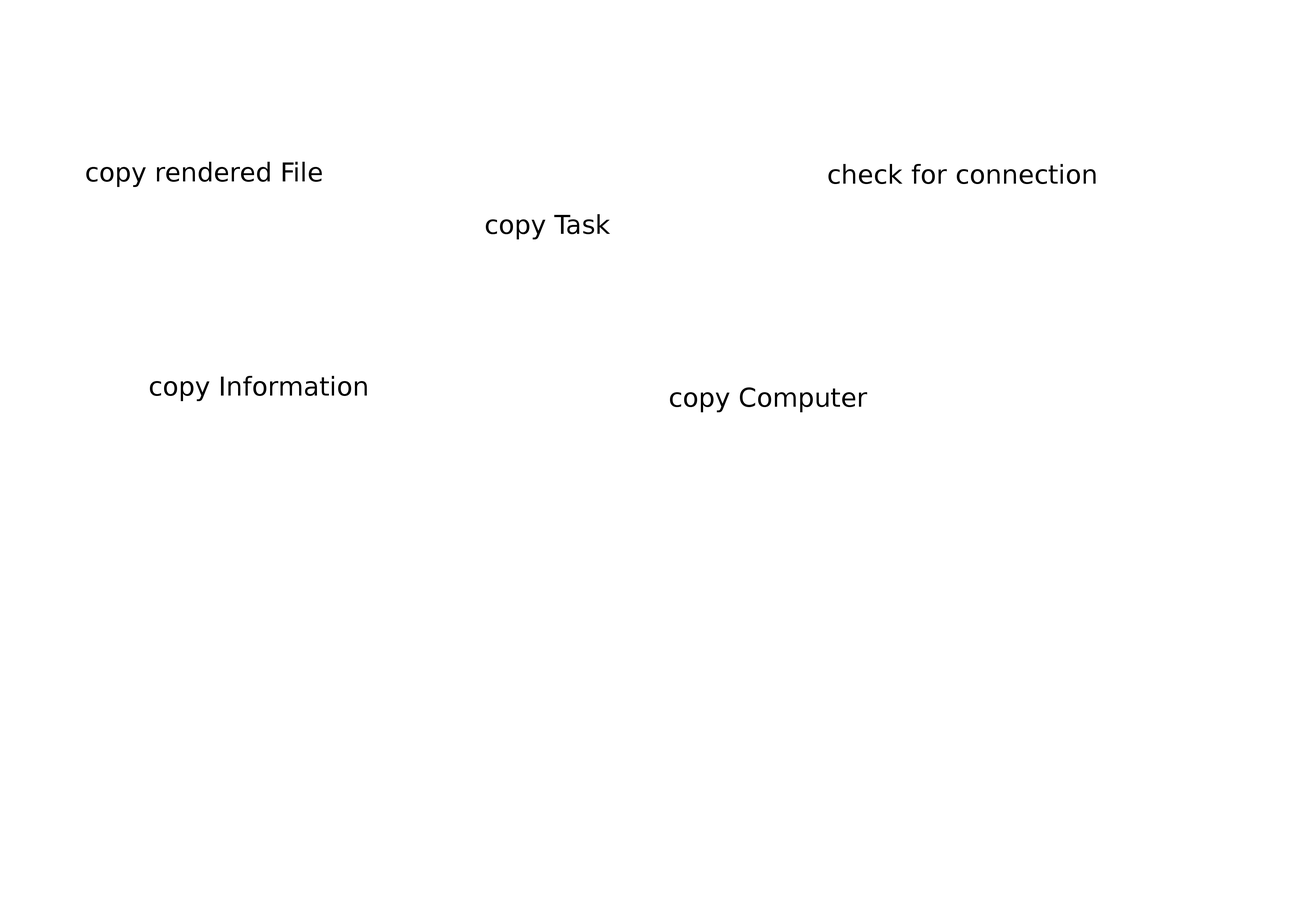
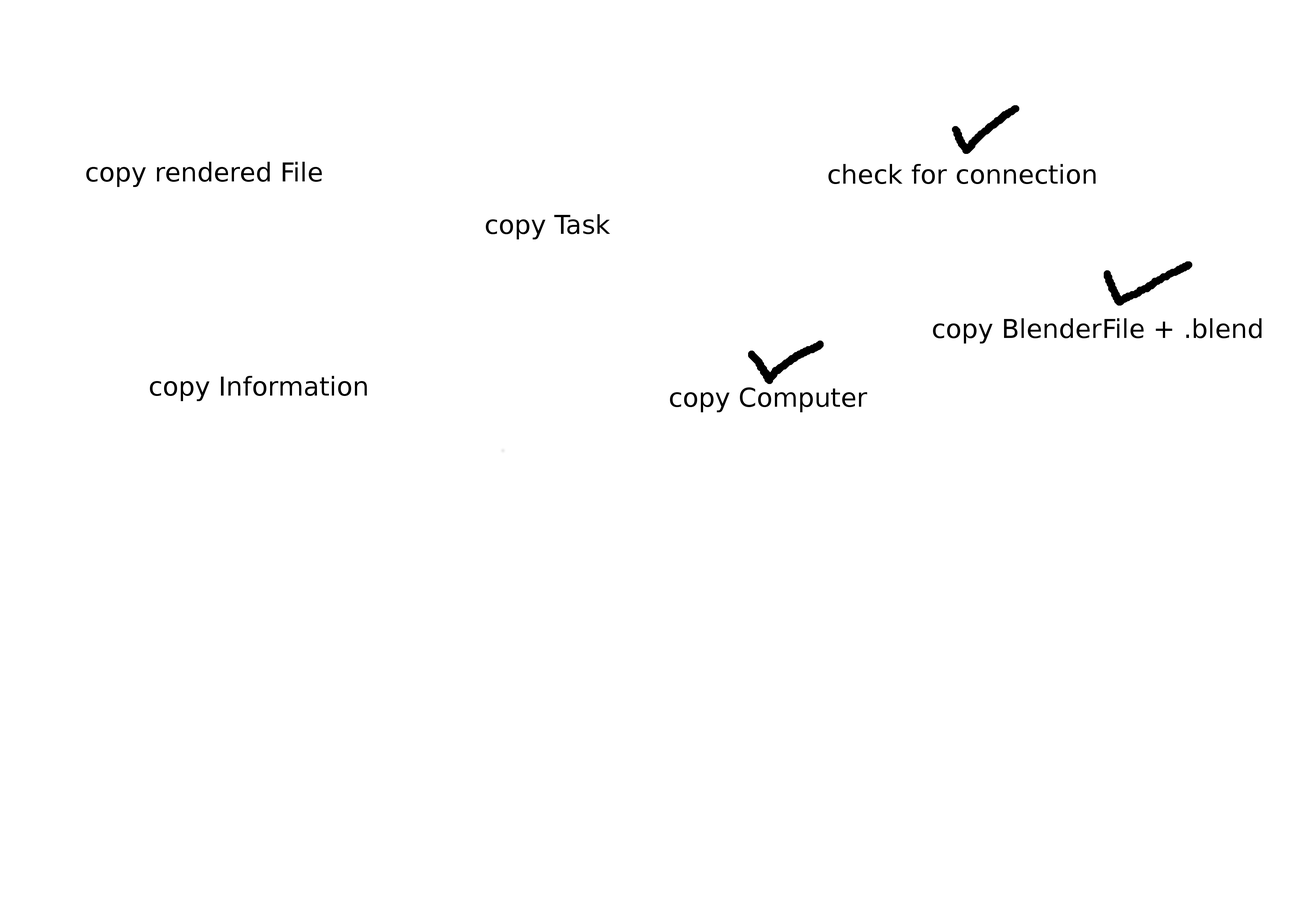
Comparing the layer stacks of the two 1305 × 922 images. Changes:
added layer "copy BlenderFile + .blend" above "Hintergrund" over [932, 318, 1262, 344]
painted on "Hintergrund" over [500, 105, 1192, 454]
